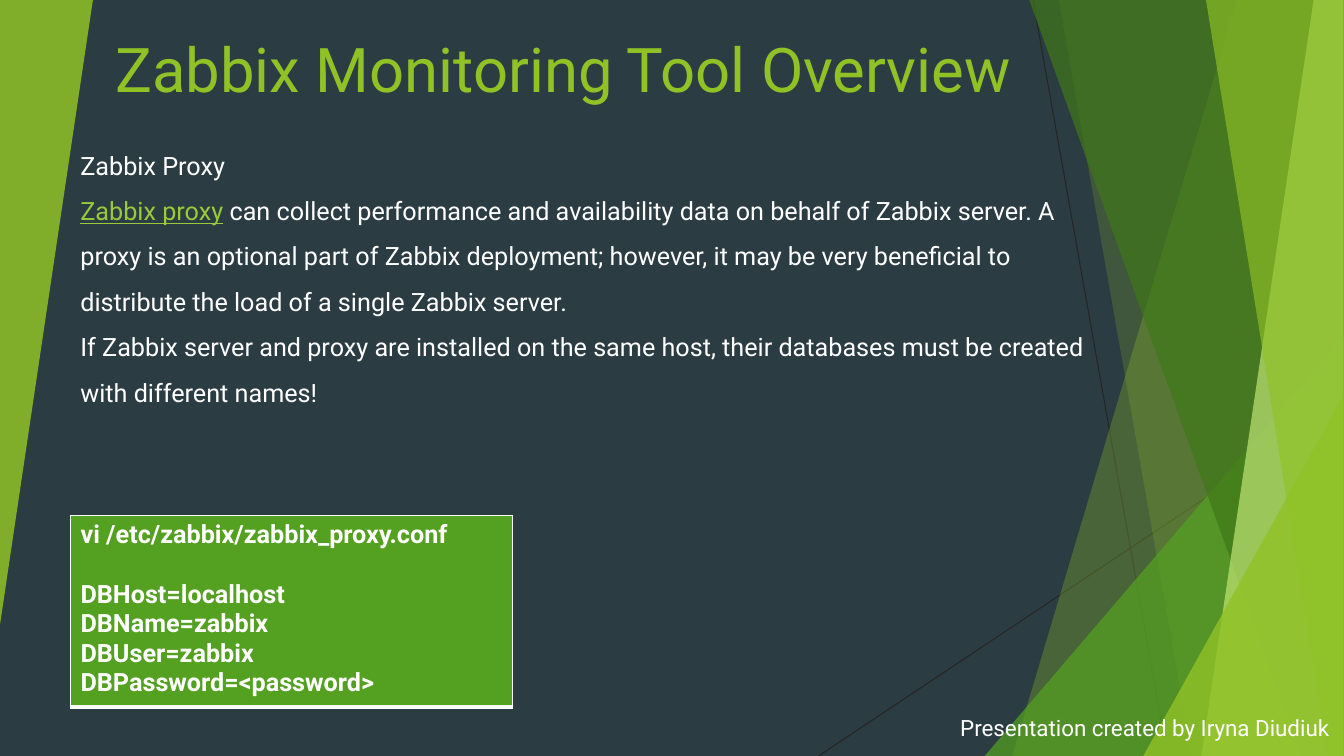
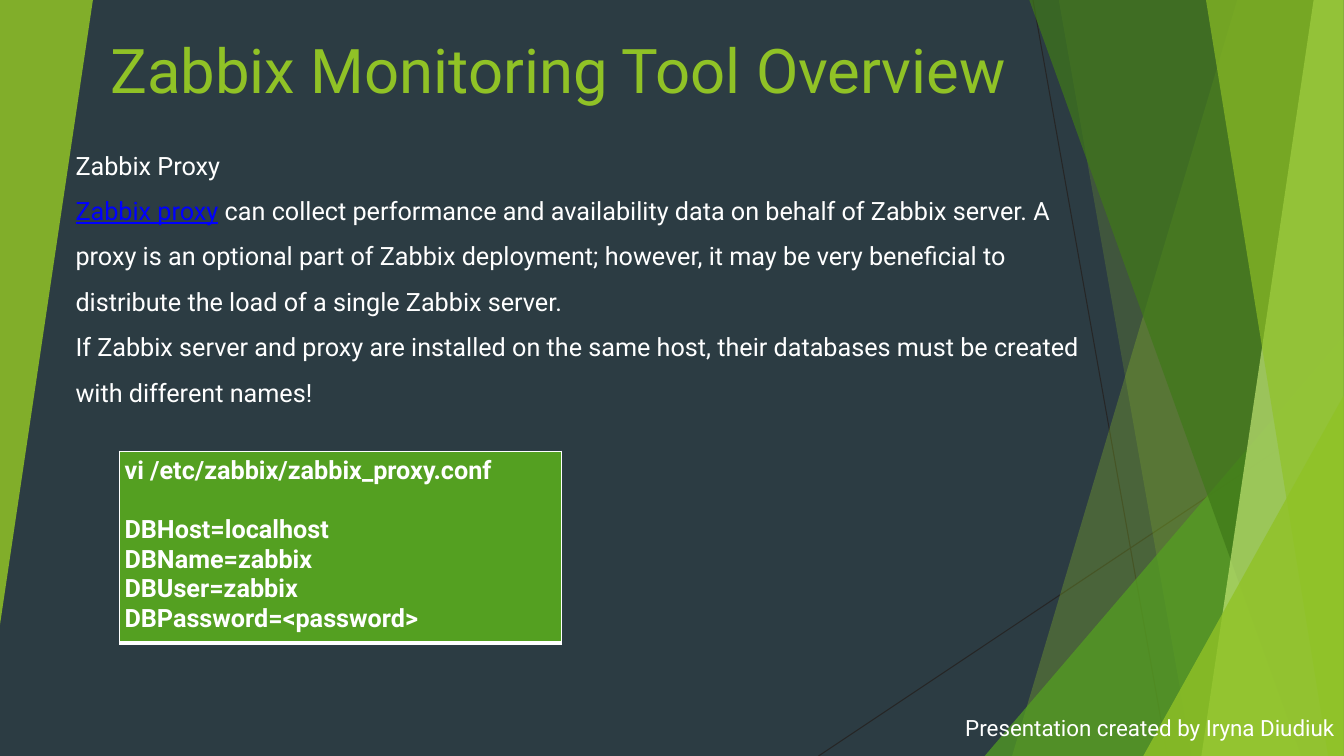
Before and after one commit to irynadiudiuk/Dev_Ops_Mentorship_Program, a slide deck: slide 13 of Logging_and_Monitoring.pptx. Drawn at 1344x756 pixels with LibreOffice and Linux fonts; fonts in the diff are those of the drawing. Boxes give left, top, right and bottom in pixels: in the first picture for what was removed or moved away, otherwise in the second. Text is boxed around its words. In the diff, an @@ line names an element or a change of style, - is before the commit and + after.

```diff
--- a/Logging_and_Monitoring.pptx
+++ b/Logging_and_Monitoring.pptx
@@ triangle removed at (x1=0, y1=0, x2=93, y2=625) @@
@@ freeform shape added at (x1=0, y1=0, x2=93, y2=625), fill #90C226 at 85% opacity @@
@@ title "Zabbix Monitoring Tool Overview" moved from (x1=116, y1=46, x2=1011, y2=105) to (x1=110, y1=47, x2=1006, y2=106) @@
@@ text at (x1=76, y1=201, x2=1049, y2=317): text colour #99CA3C to #0000FF in "Zabbix proxy" @@
@@ triangle removed at (x1=985, y1=336, x2=1344, y2=756) @@
@@ freeform shape added at (x1=985, y1=336, x2=1344, y2=756), fill #54A021 at 72% opacity @@
@@ triangle removed at (x1=1143, y1=396, x2=1344, y2=756) @@
@@ freeform shape added at (x1=1143, y1=396, x2=1344, y2=756), fill #90C226 at 80% opacity @@
@@ table resized from (x1=71, y1=515, x2=512, y2=707) to (x1=120, y1=452, x2=562, y2=636) @@
@@ subtitle "Presentation created by Iryna Diudiuk" moved from (x1=960, y1=715, x2=1329, y2=742) to (x1=965, y1=715, x2=1334, y2=742) @@
```
Also in this commit, not shown: 15 other slides changed, 1 slide removed.
